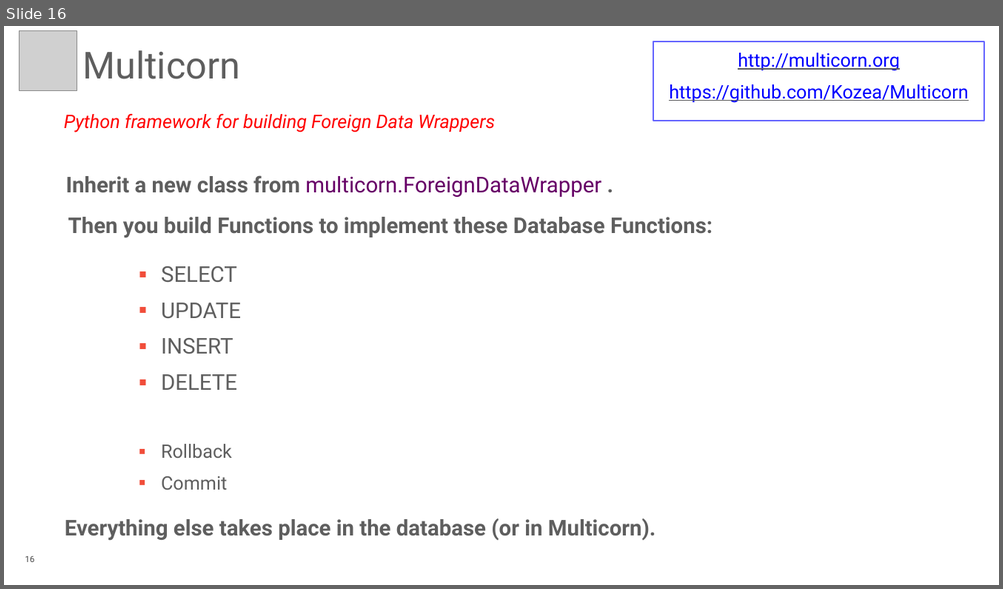
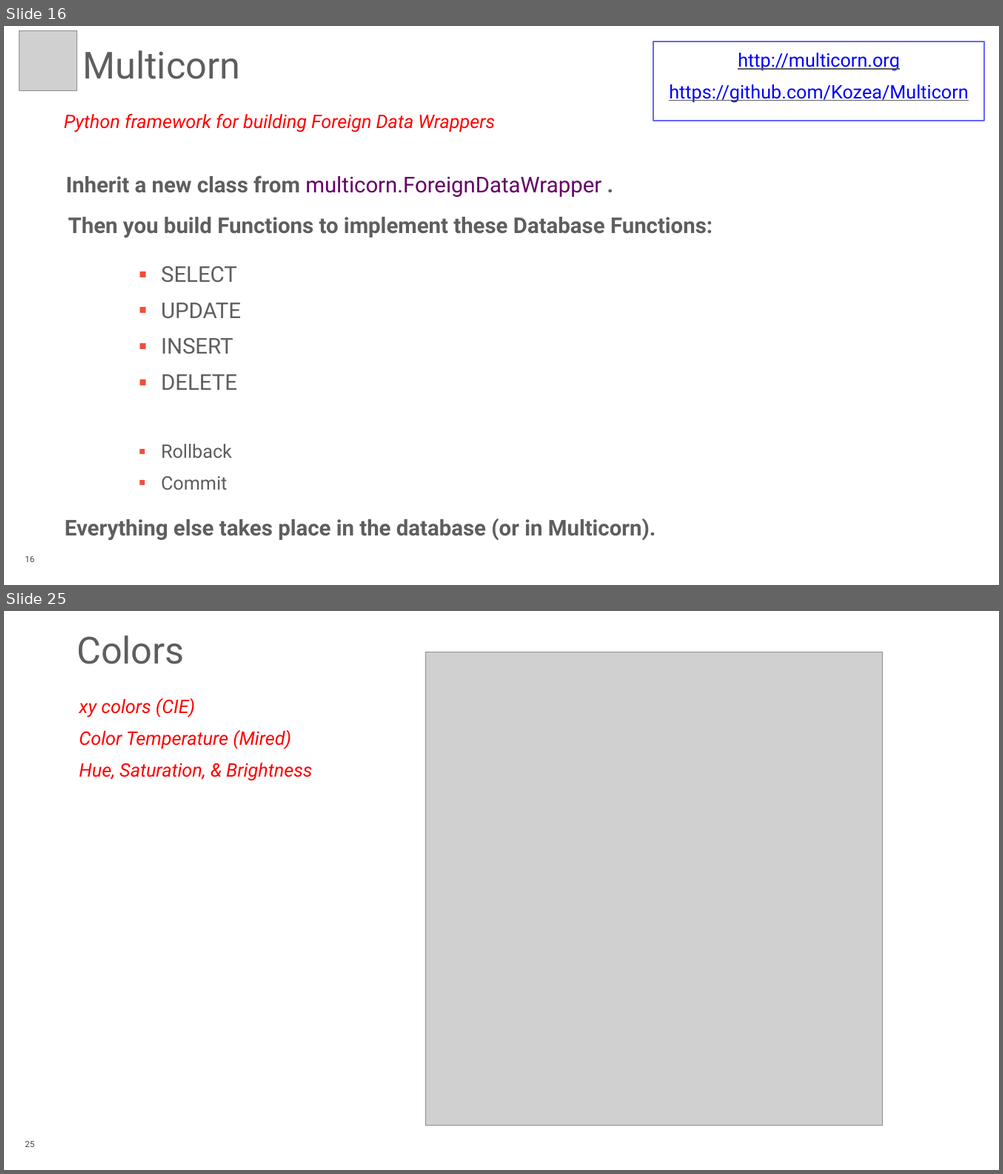
Before and after one commit to rotten/hue-multicorn-postgresql-fdw, a slide deck: extra/Database_Of_Things_PGConf_US_2015.pptx. Shown one above the other, each under a label of ours: slide 16 before the commit, slides 16 and 25 after it; the slides between them are not shown. The pictures are 1003x589 and 1003x1174 pixels, drawn with LibreOffice and Linux fonts; fonts in the diff are those of the drawing; grey boxes stand for pictures; background and template pictures are left out. Boxes give left, top, right and bottom in pixels: in the first picture for what was removed or moved away, otherwise in the second. Text is boxed around its words. In the diff, an @@ line names an element or a change of style, - is before the commit and + after.

```diff
--- a/extra/Database_Of_Things_PGConf_US_2015.pptx
+++ b/extra/Database_Of_Things_PGConf_US_2015.pptx
@@ slide 25 added at <box>4,611,999,1170</box>, background #FFFFFF @@
@@ title added at <box>77,635,184,664</box>, 48 pt, text #5E5E5E @@
+Colors
@@ picture added at <box>425,652,882,1125</box> @@
@@ text added at <box>79,698,312,781</box>, 24 pt, text #FF0000, italic @@
+xy colors (CIE)
+Color Temperature (Mired)
+Hue, Saturation, & Brightness
@@ page number added at <box>25,1141,34,1147</box>, 11 pt, text #444444 @@
+25
```
Also in this commit, not shown: 15 slides changed, 1 other slide added, 2 other files.
